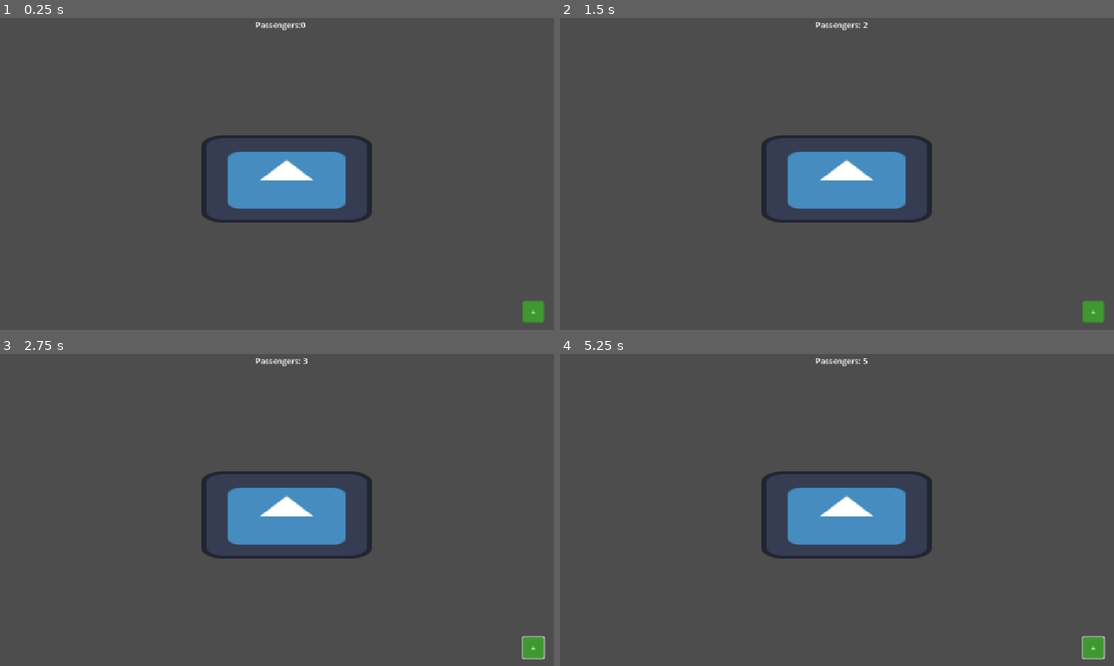
Above: before the commit, frames 1-4 (two rows, left to right).
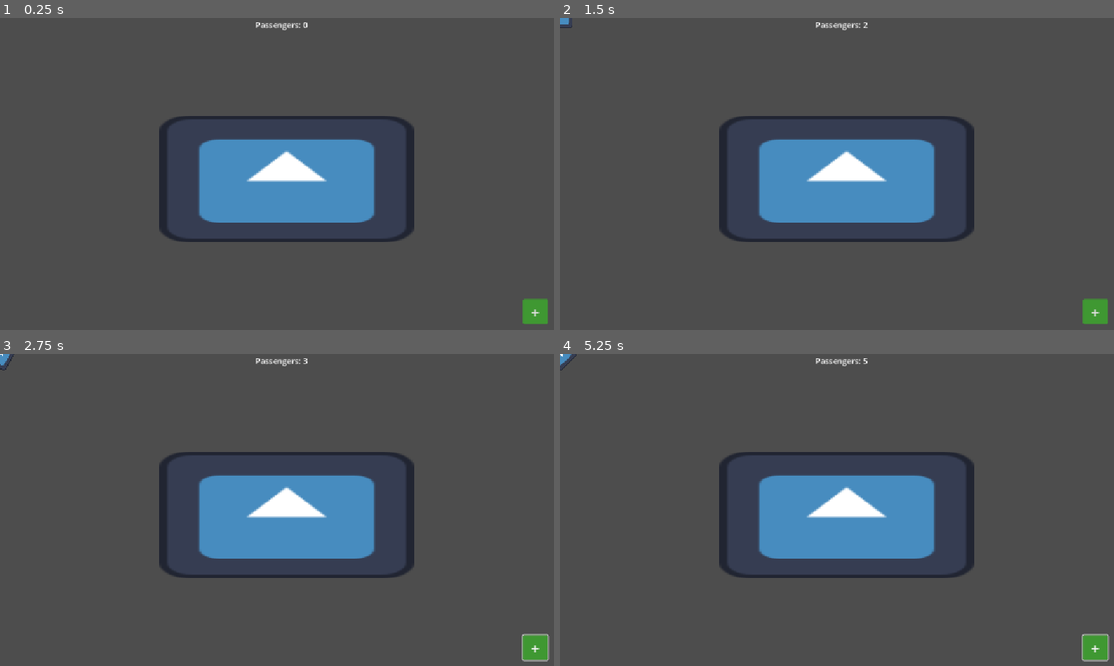
Above: after the commit, the same moments.

Repository: iamagoodperson-yay/rail-clicker
Game: Godot game, scene res://main.tscn
Same seed, same stepped clock (60 frames per second), same inputs: the game is played once before the commit and once after it. Before the commit the project has no main scene; this scene is started directly in both runs. The engine's default icon, where the game draws it, is replaced by a stand-in: a white triangle on a blue panel in a dark square.
Inputs (mouse positions are in pixels of both pictures, inside the frame that each line leads up to):
- Up to frame 1 (0.25 s): no input
- Up to frame 2 (1.5 s): click "+" at 0.5 s; tap Enter at 1.25 s; move the mouse to (975, 161) at 1.27 s; hold Right from 1.28 s (still down); tap Alt at 1.35 s; click (975, 161) at 1.42 s
- Up to frame 3 (2.75 s): tap Space at 2 s; move the mouse to (171, 531) at 2.02 s; release Right at 2.03 s; hold Down from 2.03 s (still down); tap Shift at 2.1 s
- Up to frame 4 (5.25 s): tap Enter at 2.75 s; move the mouse to (903, 444) at 2.77 s; release Down at 2.78 s; hold Right 2.78-3.53 s; tap Alt at 2.85, 4.35 s; move the mouse to (820, 578) at 3.52 s; hold Up 3.53-4.28 s; tap Shift at 3.6, 5.1 s; click (820, 578) at 3.67 s; tap Space at 4.25 s; move the mouse to (1019, 563) at 4.27 s; hold Left from 4.28 s (still down); move the mouse to (676, 466) at 5.02 s

The runs differ from the first frame. In frame 1, 7.8% of the frame differs, in the area x 28-99%, y 1-99%; in frame 2, 7.9%; in frame 3, 8.0%, in the area x 0-100%, y 0-99%; in frame 4, 8.0%.

Commit message:
help me rn

Diff:
--- a/button.gd
+++ /dev/null
@@ -1 +0,0 @@
-extends Button
--- a/label.gd
+++ b/label.gd
@@ -1,10 +1,10 @@
 extends Label
 
-var passenger_count = 0
+var passengers = 0
 
 func _ready():
-	text = 'Passengers:' + str(passenger_count)
+	text = 'Passengers: ' + str(passengers)
 
 func _on_button_pressed() -> void:
-	passenger_count += 1
-	text = 'Passengers: ' + str(passenger_count)
+	passengers += 1
+	text = 'Passengers: ' + str(passengers)
--- a/main.tscn
+++ b/main.tscn
@@ -1,10 +1,11 @@
 [gd_scene format=3 uid="uid://d18nkw05phsou"]
 
 [ext_resource type="Texture2D" uid="uid://cgcqmtok1vfwm" path="res://icon.svg" id="1_h2yge"]
-[ext_resource type="Script" uid="uid://cl51ft2j6ml4b" path="res://button.gd" id="2_1bvp3"]
+[ext_resource type="Script" uid="uid://bfd46ocqysain" path="res://spawn.gd" id="2_h2yge"]
 [ext_resource type="Script" uid="uid://c7623o8v1wvvx" path="res://label.gd" id="3_lquwl"]
 
-[sub_resource type="DrawableTexture2D" id="DrawableTexture2D_xlch1"]
+[sub_resource type="RectangleShape2D" id="RectangleShape2D_d3t8h"]
+size = Vector2(127.814224, 126.89971)
 
 [sub_resource type="Theme" id="Theme_4hp5e"]
 
@@ -26,15 +27,18 @@
 
 [node name="Node2D" type="Node2D" parent="." unique_id=1458842150]
 
-[node name="Platform" type="Sprite2D" parent="Node2D" unique_id=592121929]
+[node name="Platform" type="Area2D" parent="Node2D" unique_id=833660999]
 position = Vector2(576, 324)
-scale = Vector2(2.6914063, 1.3632814)
+scale = Vector2(4, 2)
+
+[node name="PlatformSprite" type="Sprite2D" parent="Node2D/Platform" unique_id=592121929]
 texture = ExtResource("1_h2yge")
 
-[node name="Passenger" type="Sprite2D" parent="Node2D" unique_id=465590899]
-position = Vector2(119.99999, -39.999996)
-scale = Vector2(0.4, 0.4)
-texture = SubResource("DrawableTexture2D_xlch1")
+[node name="Hitbox" type="CollisionShape2D" parent="Node2D/Platform" unique_id=1935806620]
+shape = SubResource("RectangleShape2D_d3t8h")
+
+[node name="Passengers" type="Node2D" parent="Node2D" unique_id=2008254852]
+script = ExtResource("2_h2yge")
 
 [node name="Centered" type="Control" parent="." unique_id=1308823877]
 layout_mode = 3
@@ -63,14 +67,15 @@
 anchor_right = 0.5
 anchor_bottom = 0.5
 offset_left = 475.0
-offset_top = 246.0
-offset_right = 517.0
-offset_bottom = 288.0
+offset_top = 242.0
+offset_right = 525.0
+offset_bottom = 292.0
 grow_horizontal = 2
 grow_vertical = 2
 theme = SubResource("Theme_xlch1")
+theme_override_font_sizes/font_size = 30
 theme_override_styles/normal = SubResource("StyleBoxFlat_h2yge")
 text = "+"
-script = ExtResource("2_1bvp3")
 
+[connection signal="pressed" from="Centered/Button" to="Node2D/Passengers" method="_on_button_pressed"]
 [connection signal="pressed" from="Centered/Button" to="Centered/Label" method="_on_button_pressed"]
--- /dev/null
+++ b/passenger.gd
@@ -0,0 +1,30 @@
+extends Sprite2D
+
+var active = false
+var speed = 30
+var angular_speed = PI/4
+
+var action = 0
+
+func start():
+	active = true
+	choose_action()
+
+
+func choose_action():
+	action = randi_range(1,2)
+	await get_tree().create_timer(randf_range(0.5, 1.5)).timeout
+	action = 0
+	await get_tree().create_timer(randf_range(5.0, 10.0)).timeout
+
+	if active:
+		choose_action()
+
+func _process(delta):
+	if not active:
+		return
+
+	if action == 1:
+		position += Vector2.UP.rotated(rotation) * speed * delta
+	elif action == 2:
+		rotation += angular_speed * delta
--- a/passenger.tscn
+++ b/passenger.tscn
@@ -1,7 +1,10 @@
 [gd_scene format=3 uid="uid://djymkwl0af70t"]
 
-[sub_resource type="DrawableTexture2D" id="DrawableTexture2D_xlch1"]
+[ext_resource type="Script" uid="uid://wbv2qeyev8em" path="res://passenger.gd" id="1_pnvn8"]
+[ext_resource type="Texture2D" uid="uid://cgcqmtok1vfwm" path="res://icon.svg" id="1_rejbp"]
 
 [node name="Passenger" type="Sprite2D" unique_id=79583482]
+visibility_layer = 2
 scale = Vector2(0.4, 0.4)
-texture = SubResource("DrawableTexture2D_xlch1")
+texture = ExtResource("1_rejbp")
+script = ExtResource("1_pnvn8")
--- a/project.godot
+++ b/project.godot
@@ -11,6 +11,7 @@
 [application]
 
 config/name="2d game"
+run/main_scene="uid://d18nkw05phsou"
 config/features=PackedStringArray("4.7", "Mobile")
 config/icon="res://icon.svg"
 
--- /dev/null
+++ b/spawn.gd
@@ -0,0 +1,8 @@
+extends Node2D
+
+var object = preload("res://passenger.tscn")
+
+func _on_button_pressed() -> void:
+	var sprite_2d = object.instantiate()
+	add_child(sprite_2d)
+	sprite_2d.start()
Not shown, removed: button.gd.uid
Not shown, added: passenger.gd.uid
Not shown, added: spawn.gd.uid
